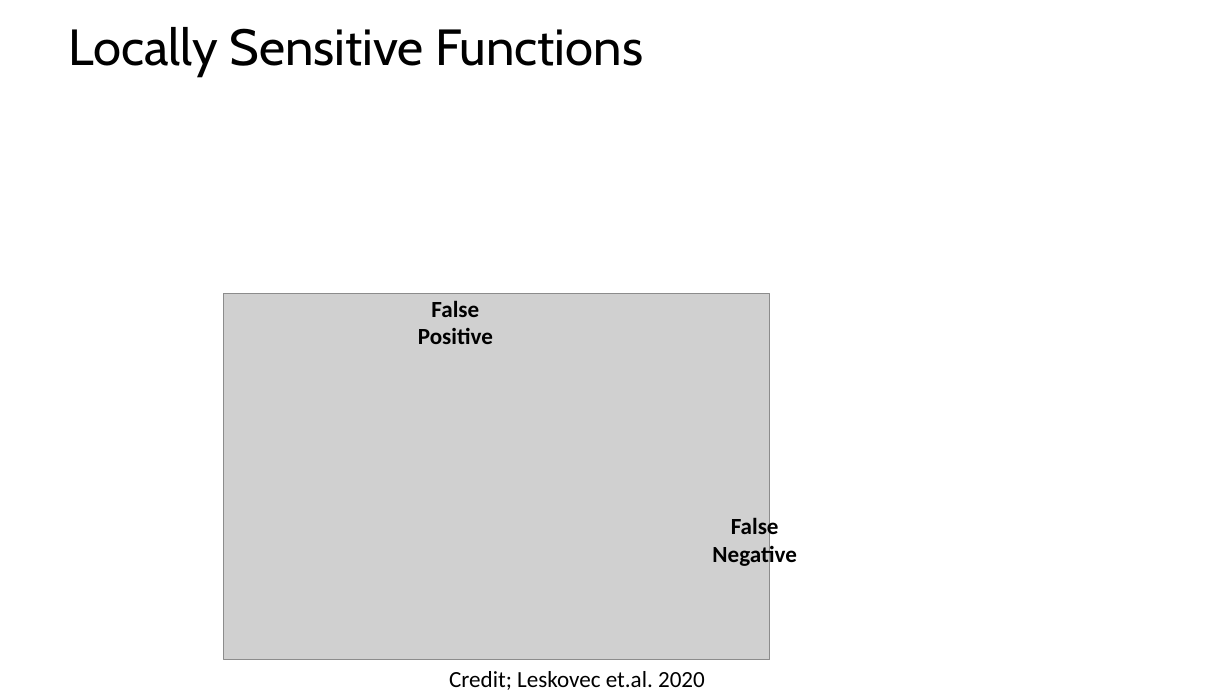
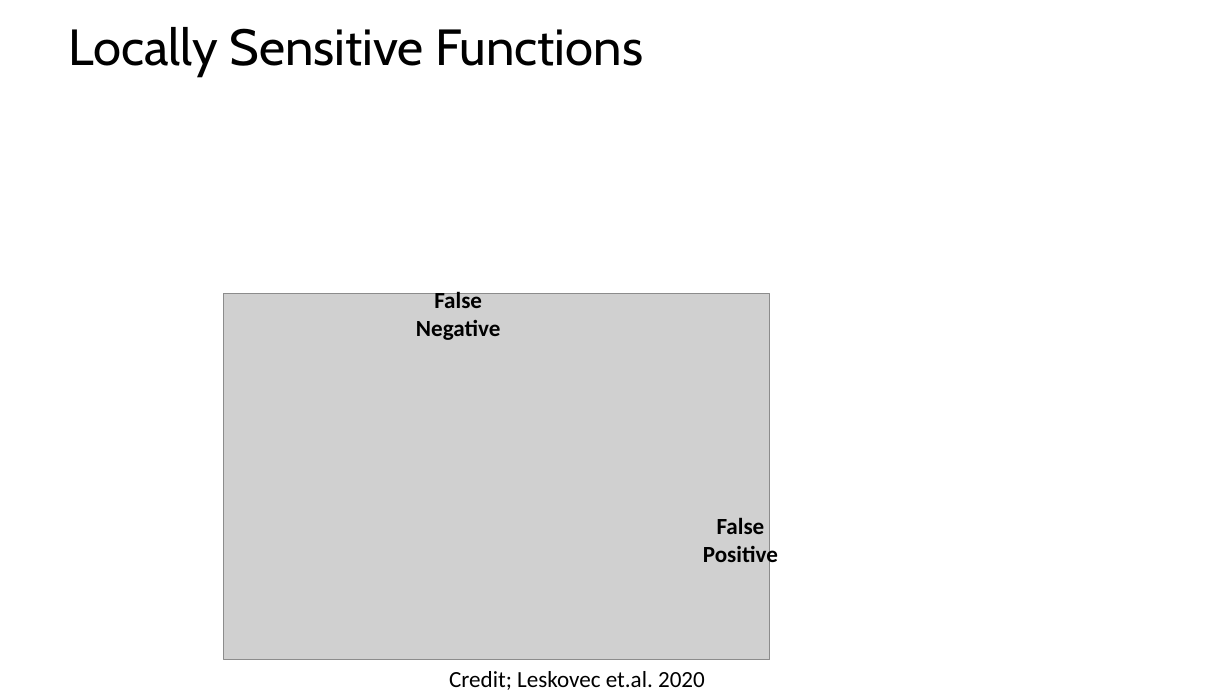
Before and after one commit to tenevian/Harvard-SSP-Data-Mining, a slide deck: slide 54 of slides/5_HighDimensionalSlimilarity_LSH.pptx. Drawn at 1232x693 pixels with LibreOffice and Linux fonts; fonts in the diff are those of the drawing; grey boxes stand for pictures. Boxes give left, top, right and bottom in pixels: in the first picture for what was removed or moved away, otherwise in the second. Text is boxed around its words. In the diff, an @@ line names an element or a change of style, - is before the commit and + after.

Commit message:
Corrections to slides from lecture

```diff
--- a/slides/5_HighDimensionalSlimilarity_LSH.pptx
+++ b/slides/5_HighDimensionalSlimilarity_LSH.pptx
@@ text "False Negative": place and size @@
-text "False Negative" at [712,515,796,569]
+text "False Negative" at [416,289,500,340]
@@ text "False Positive" rewrapped from [418,300,493,344] to [703,517,778,568] @@
```
